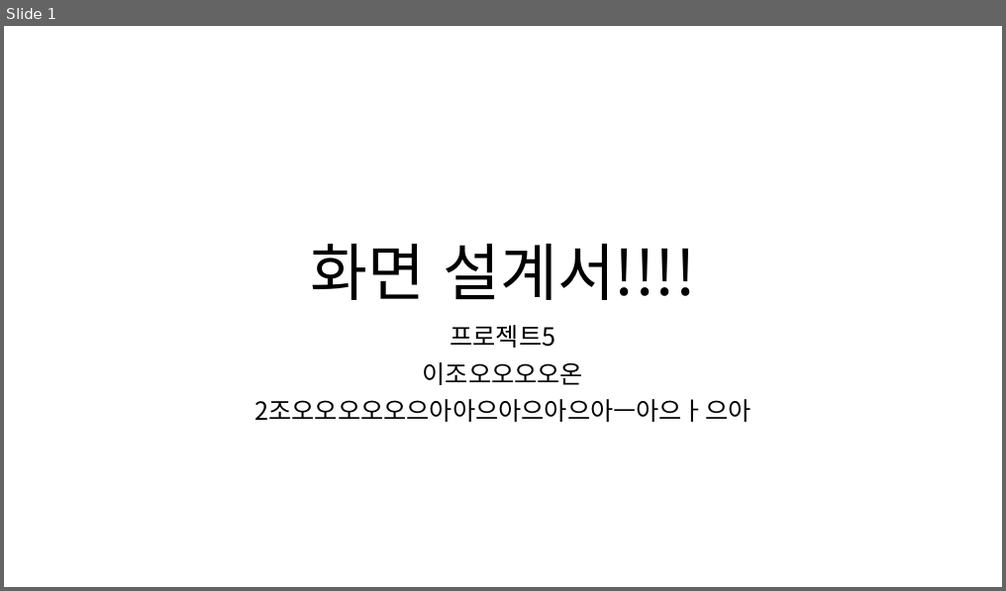
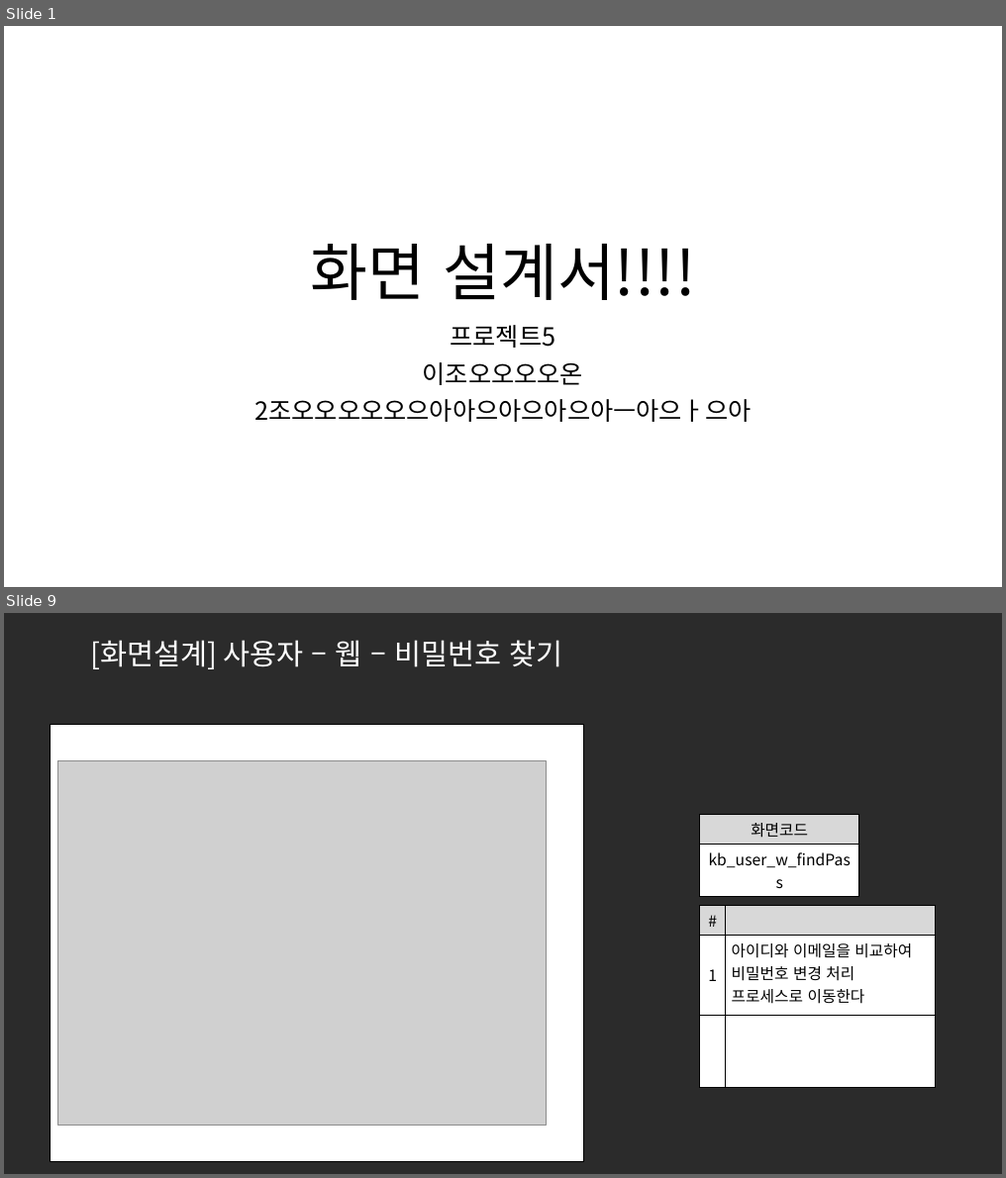
Before and after one commit to ezenteam2/e-Zone, a slide deck: 0 발표용 파워포인트/0501 5차발표/0501 project05 - 파워포인트 - 기범.pptx. Shown one above the other, each under a label of ours: slide 1 before the commit, slides 1 and 9 after it; the slides between them are not shown. The pictures are 1006x591 and 1006x1178 pixels, drawn with LibreOffice and Linux fonts; fonts in the diff are those of the drawing; grey boxes stand for pictures; background and template pictures are left out; a plain dark background stands for a picture behind light text. Boxes give left, top, right and bottom in pixels: in the first picture for what was removed or moved away, otherwise in the second. Text is boxed around its words. In the diff, an @@ line names an element or a change of style, - is before the commit and + after.

```diff
--- a/0 발표용 파워포인트/0501 5차발표/0501 project05 - 파워포인트 - 기범.pptx
+++ b/0 발표용 파워포인트/0501 5차발표/0501 project05 - 파워포인트 - 기범.pptx
@@ slide 9 added at box(4, 613, 1002, 1174), background picture (left out) @@
@@ title added at box(90, 640, 562, 669), 28 pt, text #FFFFFF @@
+[화면설계] 사용자 – 웹 – 비밀번호 찾기
@@ rectangle added at box(50, 725, 584, 1162), fill #FFFFFF, outline #000000 1 pt @@
@@ picture added at box(58, 761, 546, 1125) @@
@@ table added at box(700, 814, 859, 872), 2 rows, 1 columns @@
+화면코드
+kb_user_w_findPass
@@ table added at box(700, 906, 936, 1087), 3 rows, 2 columns @@
+# | 
+1 | 아이디와 이메일을 비교하여 비밀번호 변경 처리 프로세스로 이동한다
+ | 
```
Also in this commit, not shown: 1 slide changed, 24 other slides added, 2 other files.
